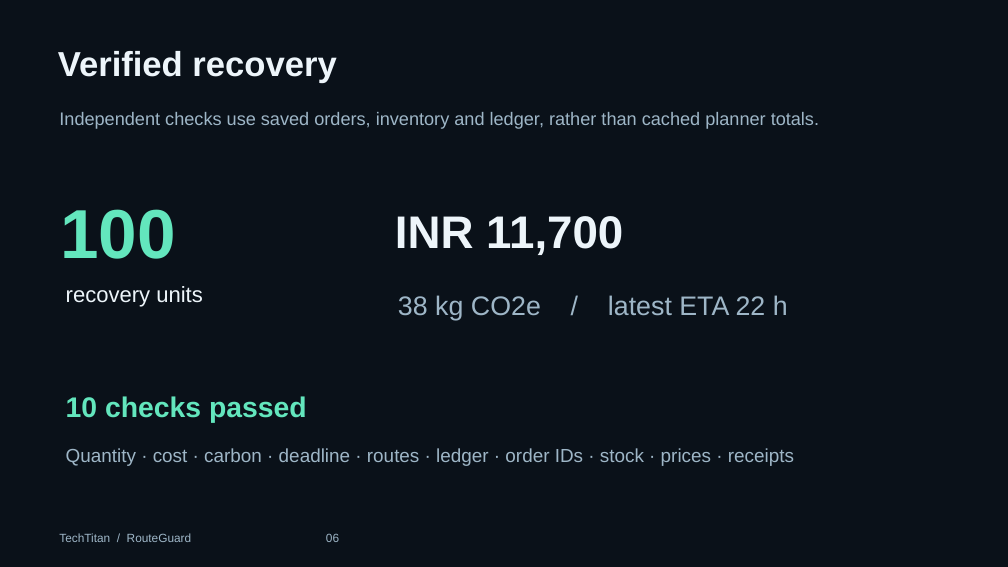
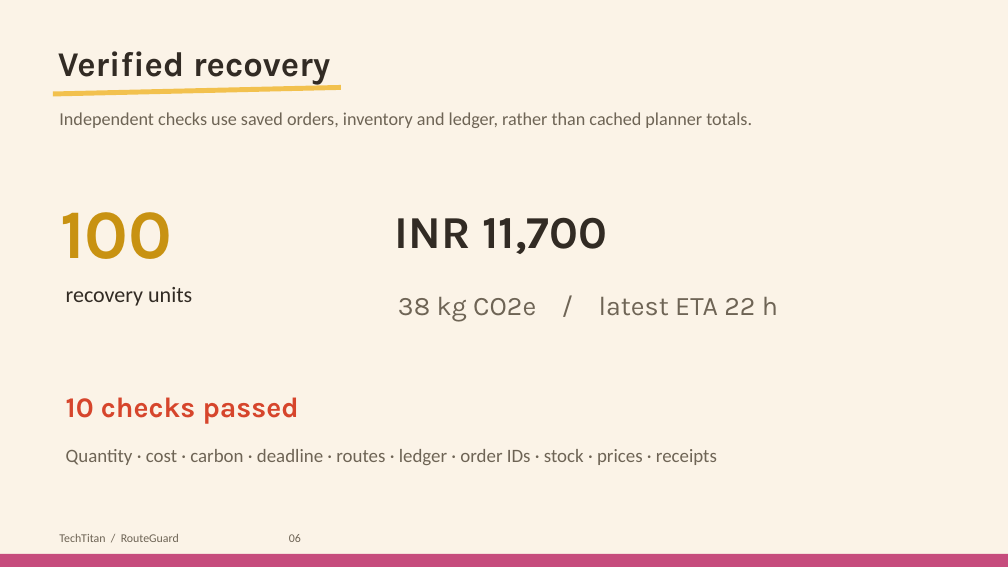
Before and after one commit to realgauravvyas/TechTitan-RouteGuard-Agentic, a slide deck: slide 6 of submission/TechTitan_presentation_agentic.pptx. Drawn at 1008x567 pixels with LibreOffice and Linux fonts; fonts in the diff are those of the drawing. Boxes give left, top, right and bottom in pixels: in the first picture for what was removed or moved away, otherwise in the second. Text is boxed around its words. In the diff, an @@ line names an element or a change of style, - is before the commit and + after.

```diff
--- a/submission/TechTitan_presentation_agentic.pptx
+++ b/submission/TechTitan_presentation_agentic.pptx
@@ background #0A1119 to #FBF3E7 @@
@@ text "Verified recovery" at [58,51,330,84]: font Arial to Karla, text colour #EDF5FA to #322B24 @@
@@ rectangle added at [53,85,341,97], fill #F2C14E @@
@@ text "100" at [60,212,172,259]: font Arial to Karla, text colour #63E6BD to #C89212 @@
@@ text "INR 11,700" at [395,217,607,254]: font Arial to Karla, text colour #EDF5FA to #322B24 @@
@@ text "recovery units" at [66,287,192,306]: font Arial to Calibri, text colour #EDF5FA to #322B24 @@
@@ text "38 kg CO2e / latest ..." at [398,297,778,322]: font Arial to Karla, text colour #9EB6C7 to #6E6455 @@
@@ text "10 checks passed" at [66,397,299,424]: font Arial to Karla, text colour #63E6BD to #D6452C @@
@@ font Arial to Calibri, text colour #9EB6C7 to #6E6455 in 3 elements at [59,112,752,128], [59,534,301,542], [66,449,717,465] @@
@@ rectangle added at [0,554,1008,567], fill #C64C7D @@
```
Also in this commit, not shown: 9 other slides changed, 1 other file.
